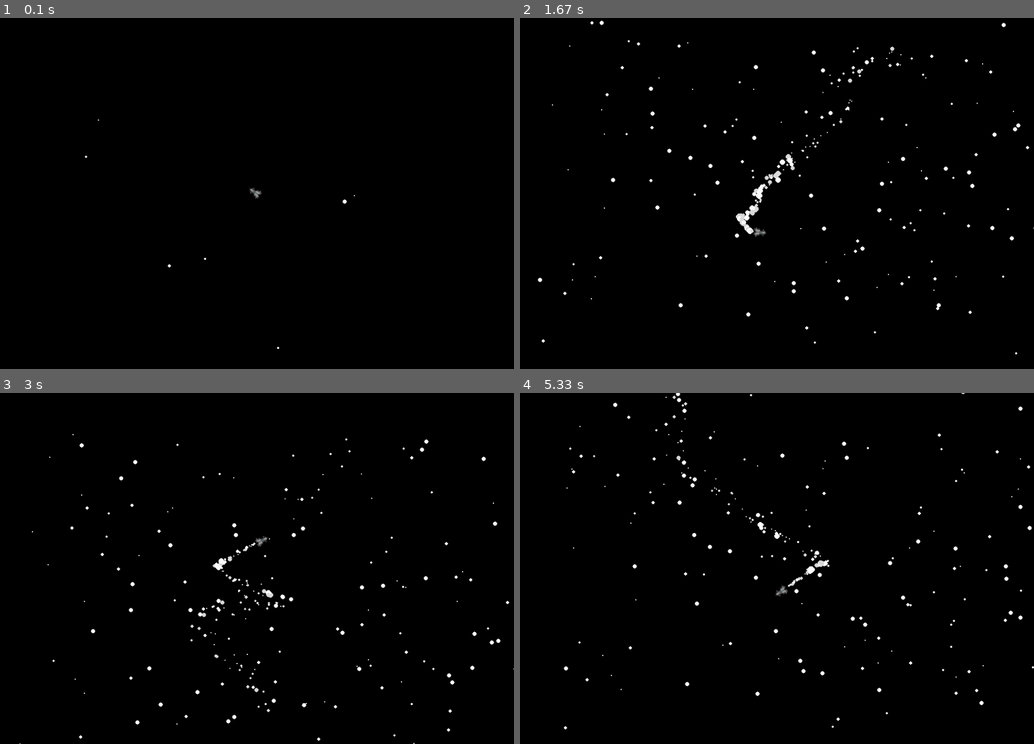
Above: before the commit, frames 1-4 (two rows, left to right).
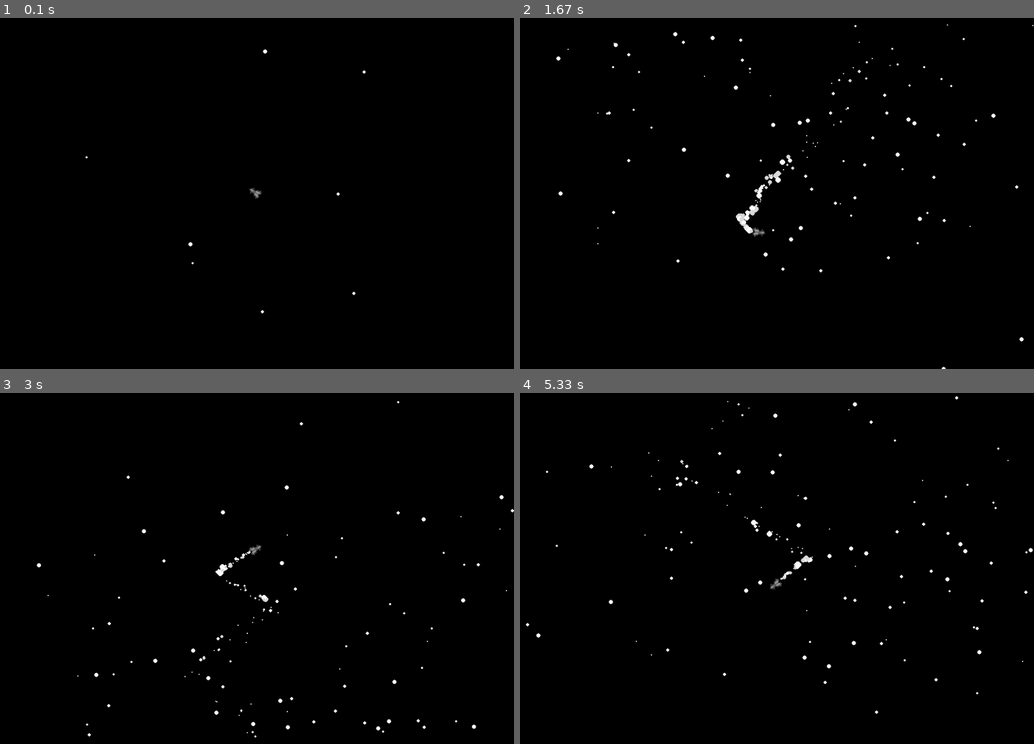
Above: after the commit, the same moments.

Repository: ztdnzunYT/Capstone-Project-2024
Game: pygame game, started from xzplore/xzplore.py
The game is run twice, just before and just after one commit, with the same random seed, the same clock (stepped at 60 frames per second) and the same inputs.
Inputs (mouse positions are in pixels of both pictures, inside the frame that each line leads up to):
- Up to frame 1 (0.1 s): no input
- Up to frame 2 (1.67 s): press the mouse at (653, 197) at 0.37 s; move the mouse to (741, 232) at 0.47 s; release the mouse at (828, 270) at 0.6 s; click (617, 274) at 0.72 s; press the mouse at (617, 274) at 1.03 s; move the mouse to (684, 281) at 1.13 s; release the mouse at (751, 284) at 1.27 s; press the mouse at (617, 274) at 1.37 s; move the mouse to (761, 263) at 1.47 s; release the mouse at (910, 249) at 1.6 s
- Up to frame 3 (3 s): click (174, 452) at 1.72 s; click (416, 561) at 2.05 s; click (92, 522) at 2.38 s; click (370, 480) at 2.72 s
- Up to frame 4 (5.33 s): click (627, 547) at 3.05 s; click (663, 540) at 3.38 s; click (884, 522) at 3.72 s; click (725, 554) at 4.05 s; click (936, 652) at 4.38 s; click (926, 596) at 4.72 s; click (679, 652) at 5.05 s

The runs differ from the first frame. In frame 1, less than 0.1% of the frame differs, in the area x 16-72%, y 8-95%; in frame 2, 1.3%; in frame 3, 1.6%; in frame 4, 1.7%, in the area x 1-100%, y 0-96%.

Commit message:
stars added

Diff:
--- a/xzplore/xzplore.py
+++ b/xzplore/xzplore.py
@@ -20,7 +20,6 @@
     def dis_cal(mouse_pos,spaceship):
         mtos_dis = round(math.sqrt((mouse_pos[1]-spaceship[1])**2+(mouse_pos[0]-spaceship[0])**2))
         return mtos_dis
-
 
     x_offset = .1
     y_offset = .1
@@ -52,7 +51,7 @@
         self.rect = self.surf.get_rect(center=(x,y))
         self.position = self.rect.center
         self.angle = 0
-        self.max_speed = 2
+        self.max_speed = 1.5
         self.acceleration = 0
         self.speed = round(self.acceleration)
         self.dir = 0
@@ -67,12 +66,16 @@
     def move(self,mouse_pos):
 
         dir = pygame.math.Vector2(mouse_pos) - self.position
+        dis = math.sqrt((pygame.mouse.get_pos()[1] - spaceship.position[1])**2+(pygame.mouse.get_pos()[0] -spaceship.position[0])**2 )
         self.dir = dir
+
         if dir.length() > 60:
             dir = dir.normalize()
             self.position += dir * self.acceleration
             self.rect.center = self.position
 
+
+
         if pygame.mouse.get_pressed()[0]:
             self.acceleration +=0.02
         else:
@@ -84,7 +87,6 @@
             self.acceleration = 0.05
 
     def update(self):
-        self.rect.x - 100
         screen.blit(self.surf,self.rect)
 
 class Rocket_smoke():
@@ -121,7 +123,7 @@
     def update(self):
         self.x += self.spread[0]
         self.y += self.spread[1]
-        self.size -=.02
+        self.size -= random.uniform(.02,.04)
         self.lifetime -=.5
         if pygame.mouse.get_pressed()[0]:
             self.velocity = .03
@@ -136,7 +138,7 @@
                 pygame.draw.circle(screen,self.colors,(self.x,self.y),self.size)
 
 class Stars():
-    def __init__(self,x,y,size,layer):
+    def __init__(self,x,y,size,layer,move):
         self.x = x
         self.y = y
         self.dx = 0
@@ -148,30 +150,31 @@
         self.color = self.white
         self.center = (self.x,self.y)
         self.layer = layer
+        self.move = move
 
 
     def update(self,angle):
-        val = self.layer
+        offset = (self.layer +spaceship.acceleration)
 
         if (mouse_pos[0] - spaceship.position[0]) > angle:
-            dx = -val
+            dx = -offset
         elif (mouse_pos[0] - spaceship.position[0]) < -angle:
-            dx = val
-        else:
-            dx = 0
+            dx = offset
+        else:
+            dx = self.move
         if (mouse_pos[1] - spaceship.position[1]) > angle:
-            dy = -val
+            dy = -offset
         elif (mouse_pos[1] - spaceship.position[1]) < -angle:
-            dy = val
-        else:
-            dy = 0
+            dy = offset
+        else:
+            dy = self.move
 
         self.x += dx
         self.y += dy
         self.dx = dx
         self.dy = dy
 
-        offset = pygame.math.Vector2((self.x +self.dx),(self.y+ self.dy))
+        offset = pygame.math.Vector2((self.x + self.dx),(self.y+ self.dy))
         offset.normalize()
         self.center = offset
         return self.center
@@ -179,6 +182,17 @@
     def draw(self):
         pygame.draw.circle(screen,self.color,(Stars.update(self,20)),self.radius)
 
+    def reposition(self,xylimit,respawn_dis):
+        if self.center[0] > SCREEN_WIDTH + xylimit:
+            self.x = -respawn_dis
+        elif self.center[0] < -xylimit :
+            self.x = (SCREEN_WIDTH + respawn_dis)
+
+
+        if self.center[1] > SCREEN_HEIGHT + xylimit:
+            self.y = -respawn_dis
+        elif self.center[1] < -xylimit :
+            self.y = (SCREEN_HEIGHT + respawn_dis)
 
 
 spaceship = Spaceship("xzplore/assets/spaceship.png",SCREEN_WIDTH/2,SCREEN_HEIGHT/2)
@@ -195,11 +209,12 @@
     World_pos.dis_cal(mouse_pos,spaceship.rect.center)
     World_pos.x_offset,World_pos.y_offset = World_pos.direction(15,mouse_pos)
 
-    if len(stars) < 200:
-        stars.append(Stars(random.randint(50,SCREEN_WIDTH),random.randint(50,SCREEN_HEIGHT),random.uniform(0,5),random.uniform(0.1,20)/10))
+    if len(stars) < 150:
+        stars.append(Stars(random.randint(50,SCREEN_WIDTH),random.randint(50,SCREEN_HEIGHT),random.uniform(0,5),random.uniform(0.1,15)/10,random.uniform(-.002,.002)),)
 
     for star in stars:
         star.draw()
+        star.reposition(random.randint(100,200),random.randint(50,90))
 
     particles.append(Rocket_smoke(spaceship.rect.center[0],spaceship.rect.center[1]))
     for particle in particles[:]:
Binary file added: xzplore/assets/spacestation.png
